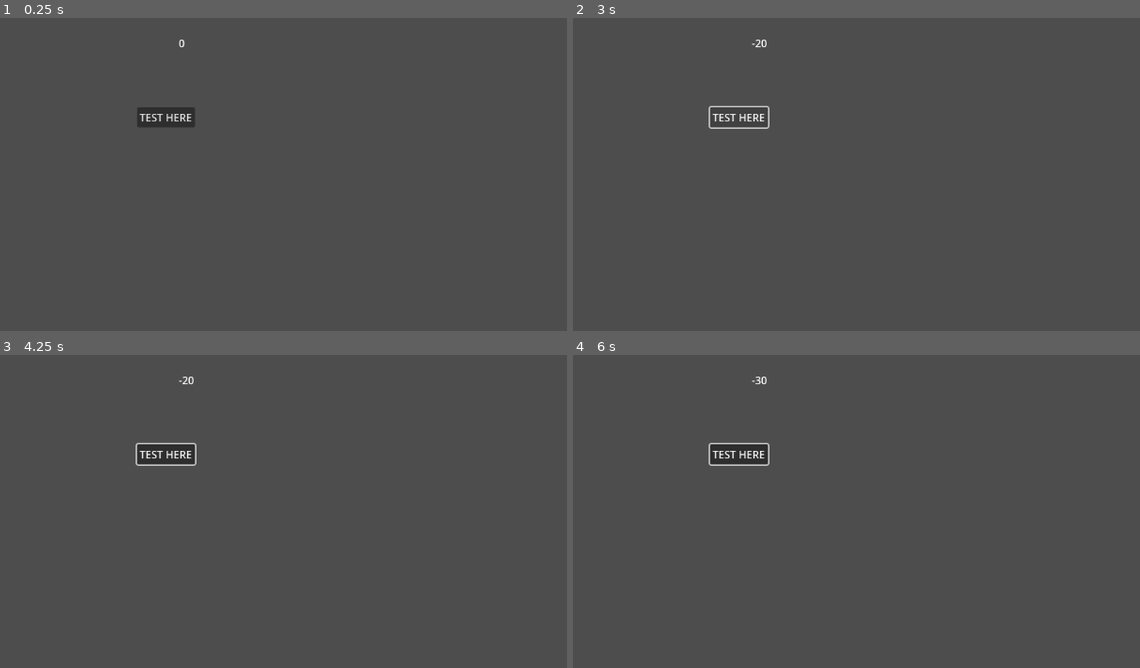
Above: before the commit, frames 1-4 (two rows, left to right).
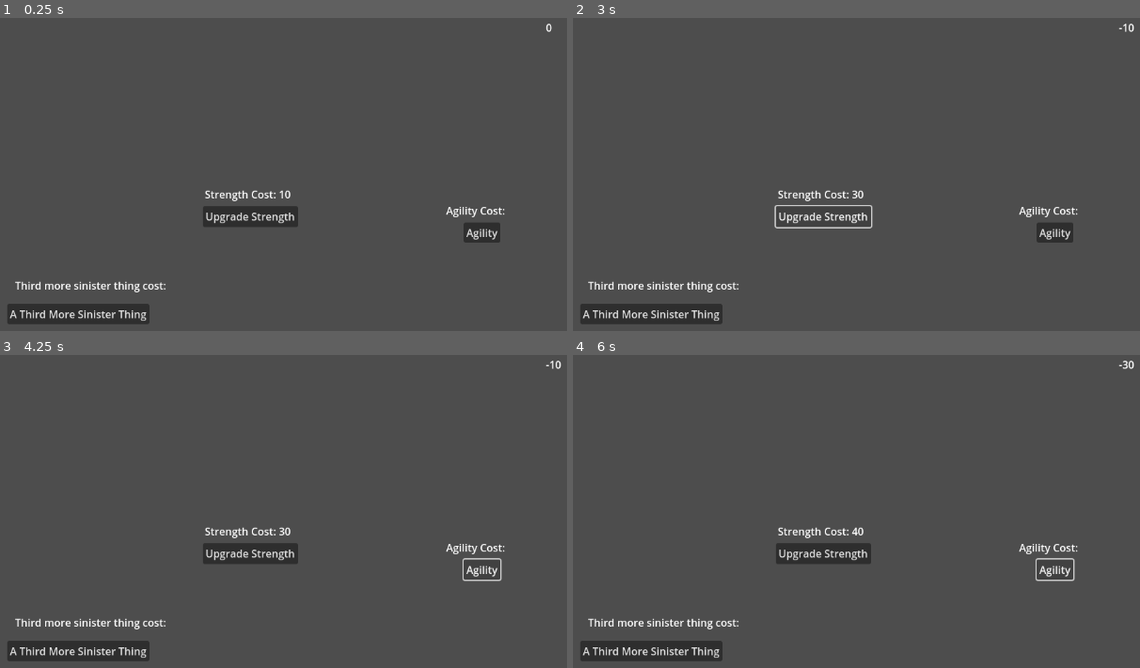
Above: after the commit, the same moments.

Repository: bhnord/LDJam56
Game: Godot game, scene res://scenes/GameManager.tscn
The game is run twice, just before and just after one commit, with the same random seed, the same clock (stepped at 60 frames per second) and the same inputs.
Inputs (mouse positions are in pixels of both pictures, inside the frame that each line leads up to):
- Up to frame 1 (0.25 s): no input
- Up to frame 2 (3 s): click "TEST HERE" (after the commit: "Upgrade Strength") at 0.5 s; click (1054, 233) at 1.25 s, where only the run after the commit has a clickable "Agility"; click (652, 315) at 2 s, where only the run after the commit has a clickable "A Third More Sinister Thing"; click "TEST HERE" (after the commit: "Upgrade Strength") at 2.75 s
- Up to frame 3 (4.25 s): click (481, 570) at 3.5 s, where only the run after the commit has a clickable "Agility"
- Up to frame 4 (6 s): click (652, 652) at 4.25 s, where only the run after the commit has a clickable "A Third More Sinister Thing"; click "TEST HERE" (after the commit: "Upgrade Strength") at 5 s; click (1054, 570) at 5.75 s, where only the run after the commit has a clickable "Agility"

The runs differ from the first frame. In frame 1, 4.1% of the frame differs, in the area x 1-98%, y 1-98%; in frame 2, 3.3%; in frame 3, 4.2%; in frame 4, 4.2%, in the area x 1-100%, y 1-98%.

Commit message:
Scaling costs

Diff:
--- /dev/null
+++ b/scenes/SceneManager.tscn
@@ -0,0 +1,6 @@
+[gd_scene load_steps=2 format=3 uid="uid://cw1l3kybn0n7d"]
+
+[ext_resource type="Script" path="res://scripts/scene_manager.gd" id="1_nib0f"]
+
+[node name="SceneManager" type="Node"]
+script = ExtResource("1_nib0f")
--- a/scenes/Shop.tscn
+++ b/scenes/Shop.tscn
@@ -5,18 +5,59 @@
 [node name="Shop" type="Node2D"]
 script = ExtResource("1_fu73o")
 
-[node name="Strength" type="Button" parent="."]
-offset_left = 311.0
-offset_top = 176.0
-offset_right = 400.0
-offset_bottom = 207.0
-text = "TEST HERE"
-
 [node name="Money" type="Label" parent="."]
-offset_left = 375.0
-offset_top = 66.0
-offset_right = 415.0
-offset_bottom = 89.0
+offset_left = 938.0
+offset_top = 42.0
+offset_right = 978.0
+offset_bottom = 65.0
 text = "0"
 
+[node name="Strength" type="Button" parent="."]
+offset_left = 412.0
+offset_top = 328.0
+offset_right = 558.0
+offset_bottom = 360.0
+text = "Upgrade Strength"
+
+[node name="StrengthCost" type="Label" parent="Strength"]
+layout_mode = 0
+offset_left = 3.0
+offset_top = -30.0
+offset_right = 117.0
+offset_bottom = -7.0
+text = "Strength Cost: "
+
+[node name="Agility" type="Button" parent="."]
+offset_left = 812.0
+offset_top = 353.0
+offset_right = 868.0
+offset_bottom = 384.0
+text = "Agility"
+
+[node name="AgilityCost" type="Label" parent="Agility"]
+layout_mode = 0
+offset_left = -27.0
+offset_top = -30.0
+offset_right = 68.0
+offset_bottom = -7.0
+text = "Agility Cost: "
+
+[node name="ThirdMoreSinisterThing" type="Button" parent="."]
+offset_left = 112.0
+offset_top = 478.0
+offset_right = 330.0
+offset_bottom = 509.0
+text = "A Third More Sinister Thing"
+
+[node name="ThirdCost" type="Label" parent="ThirdMoreSinisterThing"]
+layout_mode = 0
+offset_left = 12.0
+offset_top = -40.0
+offset_right = 204.0
+offset_bottom = -17.0
+text = "Third more sinister thing cost:
+"
+
 [connection signal="pressed" from="Strength" to="." method="_on_strength_pressed"]
+[connection signal="pressed" from="Agility" to="." method="_on_agility_pressed"]
+[connection signal="pressed" from="ThirdMoreSinisterThing" to="." method="_on_third_more_sinister_thing_pressed"]
--- a/scripts/game_manager.gd
+++ b/scripts/game_manager.gd
@@ -2,9 +2,8 @@
 
 @export var money : int = 0
 
-
 # store player stats here e.g. strength
-
+@export var strength : int = 0
 
 # Called when the node enters the scene tree for the first time.
 func _ready() -> void:
--- /dev/null
+++ b/scripts/scene_manager.gd
@@ -0,0 +1,11 @@
+extends Node
+
+
+# Called when the node enters the scene tree for the first time.
+func _ready() -> void:
+	pass # Replace with function body.
+
+
+# Called every frame. 'delta' is the elapsed time since the previous frame.
+func _process(delta: float) -> void:
+	pass
--- a/scripts/shop.gd
+++ b/scripts/shop.gd
@@ -1,14 +1,23 @@
 extends Node2D
 
 func _ready() -> void:
-	pass
-
-func _process(delta):
-	pass
+	$Strength/StrengthCost.text = "Strength Cost: " + str(update_cost(GameManager.strength))
 
 func _on_strength_pressed() -> void:
-	GameManager.subtract_money(10)
+	GameManager.subtract_money(10 * GameManager.strength)
+	GameManager.strength += 1
 	update_label()
 
 func update_label() -> void:
 	$Money.text = str(GameManager.money)
+	$Strength/StrengthCost.text = "Strength Cost: " + str(update_cost(GameManager.strength))
+
+func _on_third_more_sinister_thing_pressed() -> void:
+	pass # Replace with function body.
+
+
+func _on_agility_pressed() -> void:
+	pass # Replace with function body.
+
+func update_cost(level : int) -> int:
+	return (level + 1) * 10
